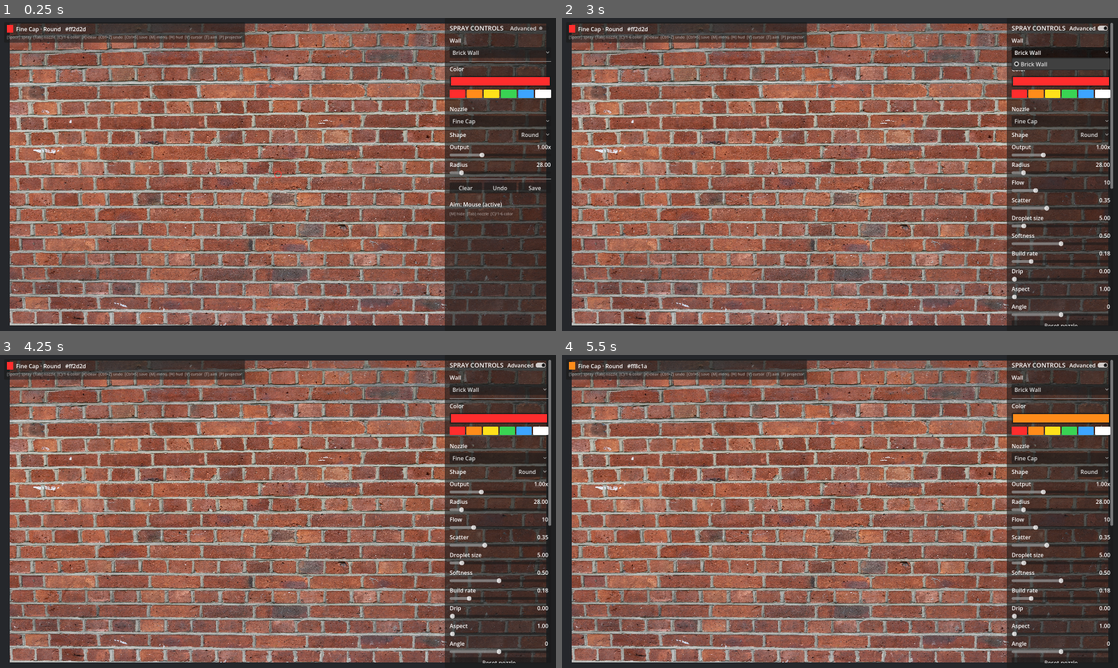
Above: before the commit, frames 1-4 (two rows, left to right).
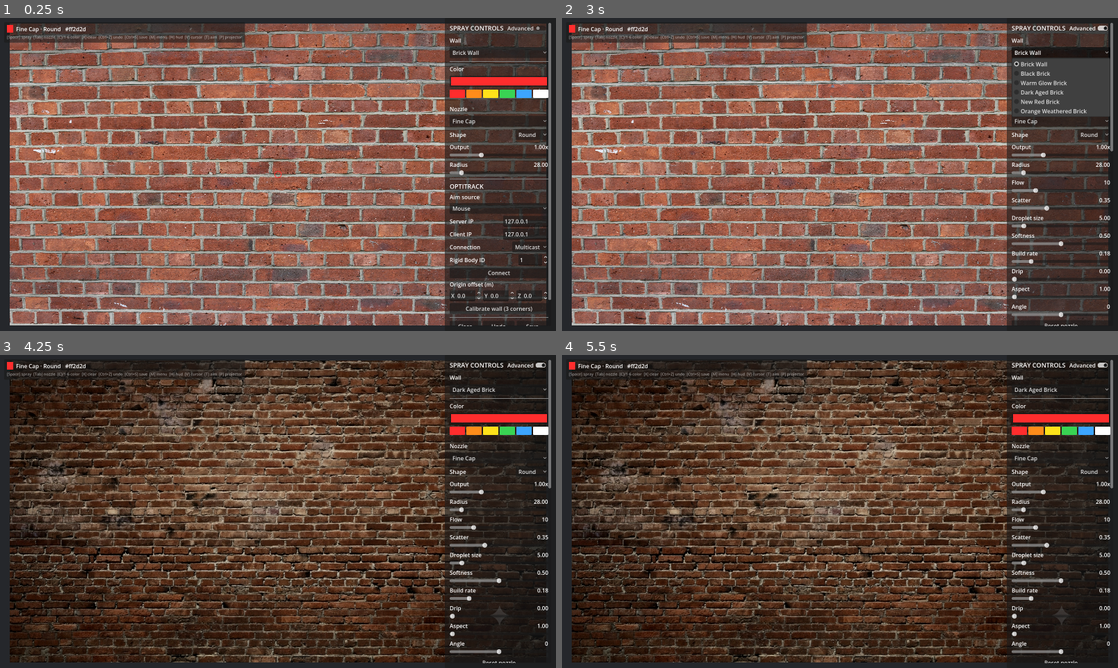
Above: after the commit, the same moments.

Repository: skynab/Brick-Wall-Spray-Paint
Game: Godot game, scene res://main.tscn
Same seed, same stepped clock (60 frames per second), same inputs: the game is played once before the commit and once after it.
Inputs (mouse positions are in pixels of both pictures, inside the frame that each line leads up to):
- Up to frame 1 (0.25 s): no input
- Up to frame 2 (3 s): click (1090, 246) at 0.5 s, where only the run after the commit has a clickable "Multicast"; click (1062, 271) at 1.25 s, where only the run after the commit has a clickable "Connect"; click "Advanced" at 2 s; click "Brick Wall" at 2.75 s
- Up to frame 3 (4.25 s): click (455, 430) at 3.52 s
- Up to frame 4 (5.5 s): click (1062, 389) at 4.25 s, where only the run after the commit has a clickable "Dark Aged Brick"; click (1034, 430) at 5.02 s

The runs differ from the first frame. In frame 1, 3.5% of the frame differs, in the area x 80-100%, y 1-99%; in frame 2, 1.8%; in frame 3, 81%; in frame 4, 82%, in the area x 1-100%, y 1-99%.

Commit message:
Extra backgrounds. Improvements with NatNet connection.

Diff:
--- a/scripts/aim/mouse_aim_source.gd
+++ b/scripts/aim/mouse_aim_source.gd
@@ -2,27 +2,50 @@
 class_name MouseAimSource
 
 ## Aims via the camera and the current mouse position — the default device.
+##
+## The mouse only chooses a planar anchor on the wall. The spray "can" is then
+## pulled back from that anchor along the wall normal by `distance`, and its
+## spray direction is tilted by `pitch_deg` / `yaw_deg`. With distance 0 and no
+## tilt this reproduces the original behaviour (spray hits straight under the
+## cursor); pulling back and tilting offsets the hit, the offset growing with
+## distance — like holding a real can away from the wall and angling it.
 
 var _camera: Camera3D
+var _wall: BrickWall
+
+## How far the can sits off the wall, along its normal, in world units (metres).
+var distance := 0.0
+## Spray-direction tilt about the wall's right (X) and up (Y) axes, in degrees.
+var pitch_deg := 0.0
+var yaw_deg := 0.0
 
 
-func _init(camera: Camera3D) -> void:
+func _init(camera: Camera3D, wall: BrickWall = null) -> void:
 	_camera = camera
+	_wall = wall
 
 
 func get_ray() -> Dictionary:
-	if _camera == null:
+	if _camera == null or _wall == null:
 		return {"valid": false}
 	var m := _camera.get_viewport().get_mouse_position()
-	return {
-		"origin": _camera.project_ray_origin(m),
-		"direction": _camera.project_ray_normal(m),
-		"valid": true,
-	}
+	var ray_o := _camera.project_ray_origin(m)
+	var ray_d := _camera.project_ray_normal(m)
+	# Mouse -> planar anchor on the wall plane.
+	var anchor = _wall.ray_plane_world(ray_o, ray_d)
+	if anchor == null:
+		return {"valid": false}
+	var normal := _wall.wall_normal()
+	# Pull the can back off the wall, then tilt its forward (-normal) direction.
+	var origin: Vector3 = anchor + normal * distance
+	var fwd := -normal
+	fwd = fwd.rotated(_wall.wall_right(), deg_to_rad(pitch_deg))
+	fwd = fwd.rotated(_wall.wall_up(), deg_to_rad(yaw_deg))
+	return {"origin": origin, "direction": fwd.normalized(), "valid": true}
 
 
 func is_active() -> bool:
-	return _camera != null
+	return _camera != null and _wall != null
 
 
 func get_label() -> String:
--- a/scripts/aim/tracker_aim_source.gd
+++ b/scripts/aim/tracker_aim_source.gd
@@ -19,6 +19,11 @@
 var position_offset: Vector3 = Vector3.ZERO
 var calibration: TrackerCalibration
 
+# NatNet connection settings (applied to the plugin singleton, best-effort).
+var server_ip: String = "127.0.0.1"
+var client_ip: String = "127.0.0.1"
+var use_multicast: bool = true
+
 # Cached tracker-space -> virtual-wall-space linear map.
 var _linear: Basis = Basis()
 var _world_tl: Vector3 = Vector3.ZERO
@@ -34,6 +39,35 @@
 
 func set_optitrack(node: Node) -> void:
 	optitrack = node
+
+
+## Apply NatNet connection settings and (re)connect. The exact plugin property /
+## method names aren't guaranteed, so each push is guarded — unknown ones are
+## skipped. With no plugin installed this just records the values for later.
+func configure(p_server_ip: String, p_client_ip: String, p_multicast: bool) -> void:
+	server_ip = p_server_ip
+	client_ip = p_client_ip
+	use_multicast = p_multicast
+	if optitrack == null:
+		return
+	_try_set(optitrack, "server_address", server_ip)
+	_try_set(optitrack, "client_address", client_ip)
+	_try_set(optitrack, "local_address", client_ip)
+	_try_set(optitrack, "use_multicast", use_multicast)
+	for m in ["connect_to_server", "start_connection", "connect_to_motive"]:
+		if optitrack.has_method(m):
+			optitrack.call(m)
+			break
+
+
+## Set a property on `obj` only if it actually exists (avoids plugin-version errors).
+func _try_set(obj, prop: String, value) -> void:
+	if obj == null:
+		return
+	for p in obj.get_property_list():
+		if p.get("name", "") == prop:
+			obj.set(prop, value)
+			return
 
 
 func is_active() -> bool:
--- /dev/null
+++ b/scripts/aim/tracker_settings.gd
@@ -0,0 +1,16 @@
+extends Resource
+class_name TrackerSettings
+
+## Persisted OptiTrack / NatNet connection settings for the tracked spray
+## canister. Edited from the side menu and applied to the OptiTrack singleton
+## (best-effort — the plugin is wired in Phase 7). Saved to user:// so the rig
+## comes back configured on the next launch.
+
+## Motive server (the PC running Motive). Loopback for a single-PC setup.
+@export var server_ip: String = "127.0.0.1"
+## This machine's address the NatNet client binds to.
+@export var client_ip: String = "127.0.0.1"
+## Multicast (true) vs Unicast (false) — must match Motive's streaming setting.
+@export var use_multicast: bool = true
+## Manual offset added to the tracker origin, in world units (metres).
+@export var position_offset: Vector3 = Vector3.ZERO
--- a/scripts/app.gd
+++ b/scripts/app.gd
@@ -21,7 +21,9 @@
 
 var _aim_sources: Array[AimSource] = []
 var _aim_index := 0
+var _mouse: MouseAimSource
 var _tracker: TrackerAimSource
+var _tracker_settings: TrackerSettings
 
 # Calibration flow state.
 const CORNER_NAMES := ["TOP-LEFT", "TOP-RIGHT", "BOTTOM-LEFT"]
@@ -56,13 +58,23 @@
 		_menu.aim_source_selected.connect(_set_aim)
 		_menu.calibrate_requested.connect(_start_calibration)
 		_menu.aim_asset_id_changed.connect(_on_asset_id_changed)
+		_menu.tracker_connect_requested.connect(_on_tracker_connect)
+		_menu.tracker_offset_changed.connect(_on_tracker_offset)
 		_menu.proximity_toggled.connect(func(on): _proximity_enabled = on)
 		_menu.proximity_threshold_changed.connect(func(v): _proximity_threshold = v)
 		_menu.clear_mode_changed.connect(_on_clear_mode_changed)
 		_menu.clear_interval_changed.connect(func(v): _clear_interval = v)
 		_menu.wall_selected.connect(_on_wall_selected)
 		_menu.vignette_changed.connect(_on_vignette_changed)
+		_menu.mouse_aim_changed.connect(_on_mouse_aim_changed)
 		_menu.set_aim_sources(_aim_labels(), _aim_index)
+		if _tracker_settings != null:
+			_menu.set_tracker_settings(
+				_tracker_settings.server_ip,
+				_tracker_settings.client_ip,
+				_tracker_settings.use_multicast,
+				_tracker_settings.position_offset,
+			)
 		_populate_walls()
 	_update_aim_status()
 	_report_state()
@@ -70,10 +82,14 @@
 
 func _build_aim_sources() -> void:
 	_aim_sources.clear()
-	_aim_sources.append(MouseAimSource.new(_camera))
+	_mouse = MouseAimSource.new(_camera, _wall)
+	_aim_sources.append(_mouse)
 	var ot := get_node_or_null(AppConfig.OPTITRACK_SINGLETON_PATH)
 	_tracker = TrackerAimSource.new(ot, _load_calibration())
 	_tracker.asset_id = AppConfig.DEFAULT_RIGID_BODY_ID
+	_tracker_settings = _load_tracker_settings()
+	_tracker.configure(_tracker_settings.server_ip, _tracker_settings.client_ip, _tracker_settings.use_multicast)
+	_tracker.position_offset = _tracker_settings.position_offset
 	_aim_sources.append(_tracker)
 
 
@@ -252,6 +268,13 @@
 		_wall.set_vignette(strength, extent, softness)
 
 
+func _on_mouse_aim_changed(distance: float, pitch: float, yaw: float) -> void:
+	if _mouse != null:
+		_mouse.distance = distance
+		_mouse.pitch_deg = pitch
+		_mouse.yaw_deg = yaw
+
+
 ## Clear the wall, snapshotting first so it can be undone, and reset the
 ## auto-clear countdown so a manual clear restarts the timer.
 func _clear_wall(reason: String) -> void:
@@ -358,6 +381,45 @@
 func _on_asset_id_changed(id: int) -> void:
 	if _tracker != null:
 		_tracker.asset_id = id
+
+
+func _on_tracker_connect(server_ip: String, client_ip: String, multicast: bool) -> void:
+	if _tracker_settings == null:
+		_tracker_settings = TrackerSettings.new()
+	_tracker_settings.server_ip = server_ip
+	_tracker_settings.client_ip = client_ip
+	_tracker_settings.use_multicast = multicast
+	if _tracker != null:
+		_tracker.configure(server_ip, client_ip, multicast)
+	_save_tracker_settings()
+	_update_aim_status()
+	print("Tracker connect: server=%s client=%s %s" % [server_ip, client_ip, "multicast" if multicast else "unicast"])
+
+
+func _on_tracker_offset(offset: Vector3) -> void:
+	if _tracker_settings == null:
+		_tracker_settings = TrackerSettings.new()
+	_tracker_settings.position_offset = offset
+	if _tracker != null:
+		_tracker.position_offset = offset
+	_save_tracker_settings()
+
+
+func _load_tracker_settings() -> TrackerSettings:
+	var path := AppConfig.TRACKER_SETTINGS_PATH
+	if ResourceLoader.exists(path):
+		var res = ResourceLoader.load(path)
+		if res is TrackerSettings:
+			return res
+	return TrackerSettings.new()
+
+
+func _save_tracker_settings() -> void:
+	if _tracker_settings == null:
+		return
+	var err := ResourceSaver.save(_tracker_settings, AppConfig.TRACKER_SETTINGS_PATH)
+	if err != OK:
+		push_warning("Failed to save tracker settings (%d)" % err)
 
 
 func _load_calibration() -> TrackerCalibration:
--- a/scripts/config.gd
+++ b/scripts/config.gd
@@ -31,6 +31,7 @@
 # --- OptiTrack / tracker ---
 const OPTITRACK_SINGLETON_PATH := "/root/OptiTrack"
 const TRACKER_CALIBRATION_PATH := "user://tracker_calibration.tres"
+const TRACKER_SETTINGS_PATH := "user://tracker_settings.tres"
 const DEFAULT_RIGID_BODY_ID := 1
 ## Local axis of the canister rigid body that points out of the nozzle.
 const CANISTER_FORWARD_AXIS := Vector3(0, 0, -1)
--- a/scripts/ui/side_menu.gd
+++ b/scripts/ui/side_menu.gd
@@ -16,6 +16,8 @@
 signal wall_selected(path: String)
 ## Emitted when any vignette control changes (carries all three current values).
 signal vignette_changed(strength: float, extent: float, softness: float)
+## Emitted when the mouse aim source's distance/pitch/yaw change.
+signal mouse_aim_changed(distance: float, pitch: float, yaw: float)
 ## Emitted when the user picks a different aim source.
 signal aim_source_selected(index: int)
 ## Tracker controls.
@@ -23,6 +25,9 @@
 signal calibrate_requested
 signal proximity_toggled(enabled: bool)
 signal proximity_threshold_changed(value: float)
+## OptiTrack / NatNet connection settings.
+signal tracker_connect_requested(server_ip: String, client_ip: String, multicast: bool)
+signal tracker_offset_changed(offset: Vector3)
 ## Wall auto-clear controls.
 signal clear_mode_changed(mode: int)
 signal clear_interval_changed(seconds: float)
@@ -62,7 +67,13 @@
 var _clear_status: Label
 var _vig_sliders: Dictionary = {}       # key -> HSlider
 var _vig_labels: Dictionary = {}        # key -> Label
+var _mouse_sliders: Dictionary = {}     # key -> HSlider
+var _mouse_labels: Dictionary = {}      # key -> Label
 var _aim_opt: OptionButton
+var _server_ip_edit: LineEdit
+var _client_ip_edit: LineEdit
+var _multicast_opt: OptionButton
+var _offset_spins: Dictionary = {}      # "x"/"y"/"z" -> SpinBox
 var _prox_value: Label
 var _status: Label
 var _sliders: Dictionary = {}       # key -> HSlider
@@ -277,10 +288,19 @@
 	vbox.add_child(vig_box)
 	_advanced_nodes.append(vig_box)
 
-	# Aim source + tracker section (Advanced).
-	var tracker_box := _build_tracker_section()
-	vbox.add_child(tracker_box)
-	_advanced_nodes.append(tracker_box)
+	# Mouse spray-source 3D placement (Advanced).
+	var mouse_box := _build_mouse_aim_section()
+	vbox.add_child(mouse_box)
+	_advanced_nodes.append(mouse_box)
+
+	# OptiTrack / tracker setup — always visible (not gated by Advanced), since
+	# the tracked canister is the app's primary input.
+	vbox.add_child(_build_optitrack_section())
+
+	# Proximity auto-spray (Advanced — niche).
+	var prox_box := _build_proximity_section()
+	vbox.add_child(prox_box)
+	_advanced_nodes.append(prox_box)
 
 	vbox.add_child(HSeparator.new())
 
@@ -387,16 +407,75 @@
 	return box
 
 
-## Build the aim-source / OptiTrack block as one collapsible container.
-func _build_tracker_section() -> VBoxContainer:
+## Mouse spray-source placement controls. (key, label, min, max, step, default, unit)
+const MOUSE_AIM_SPECS := [
+	["distance", "Distance", 0.0, 2.5, 0.05, 0.0, " m"],
+	["pitch", "Pitch", -70.0, 70.0, 1.0, 0.0, "°"],
+	["yaw", "Yaw", -70.0, 70.0, 1.0, 0.0, "°"],
+]
+
+
+func _build_mouse_aim_section() -> VBoxContainer:
 	var box := VBoxContainer.new()
-	box.add_theme_constant_override("separation", 8)
-
+	box.add_theme_constant_override("separation", 6)
 	box.add_child(HSeparator.new())
+	box.add_child(_make_label("Mouse aim (3D)"))
+
+	for spec in MOUSE_AIM_SPECS:
+		var key: String = spec[0]
+		var header := HBoxContainer.new()
+		var name_label := Label.new()
+		name_label.text = String(spec[1])
+		name_label.size_flags_horizontal = Control.SIZE_EXPAND_FILL
+		var value_label := Label.new()
+		value_label.horizontal_alignment = HORIZONTAL_ALIGNMENT_RIGHT
+		header.add_child(name_label)
+		header.add_child(value_label)
+		box.add_child(header)
+
+		var slider := HSlider.new()
+		slider.min_value = spec[2]
+		slider.max_value = spec[3]
+		slider.step = spec[4]
+		slider.value = spec[5]
+		slider.value_changed.connect(_on_mouse_aim_changed)
+		box.add_child(slider)
+
+		_mouse_sliders[key] = slider
+		_mouse_labels[key] = value_label
+		_update_mouse_label(key)
+
+	box.add_child(_make_action_button("Reset placement", _on_mouse_aim_reset))
+	return box
+
+
+## Always-visible OptiTrack setup: aim source, NatNet connection, rigid body,
+## origin offset, connect + calibrate.
+func _build_optitrack_section() -> VBoxContainer:
+	var box := VBoxContainer.new()
+	box.add_theme_constant_override("separation", 6)
+
+	box.add_child(HSeparator.new())
+	box.add_child(_make_title("OPTITRACK"))
+
 	box.add_child(_make_label("Aim source"))
 	_aim_opt = OptionButton.new()
 	_aim_opt.item_selected.connect(_on_aim_selected)
 	box.add_child(_aim_opt)
+
+	_server_ip_edit = _make_ip_row(box, "Server IP", "127.0.0.1")
+	_client_ip_edit = _make_ip_row(box, "Client IP", "127.0.0.1")
+
+	var conn_row := HBoxContainer.new()
+	var conn_label := Label.new()
+	conn_label.text = "Connection"
+	conn_label.size_flags_horizontal = Control.SIZE_EXPAND_FILL
+	conn_row.add_child(conn_label)
+	_multicast_opt = OptionButton.new()
+	_multicast_opt.add_item("Multicast")  # index 0 -> multicast
+	_multicast_opt.add_item("Unicast")    # index 1 -> unicast
+	conn_row.add_child(_multicast_opt)
+	box.add_child(conn_row)
 
 	var id_row := HBoxContainer.new()
 	var id_label := Label.new()
@@ -412,17 +491,56 @@
 	id_row.add_child(spin)
 	box.add_child(id_row)
 
-	var calib_btn := Button.new()
-	calib_btn.text = "Calibrate wall (3 corners)"
-	calib_btn.pressed.connect(func(): calibrate_requested.emit())
-	box.add_child(calib_btn)
+	box.add_child(_make_action_button("Connect", _on_connect_pressed))
+
+	# Manual origin offset (X / Y / Z) for the tracker data.
+	box.add_child(_make_label("Origin offset (m)"))
+	var off_row := HBoxContainer.new()
+	off_row.add_theme_constant_override("separation", 4)
+	for axis in ["x", "y", "z"]:
+		var s := SpinBox.new()
+		s.min_value = -100.0
+		s.max_value = 100.0
+		s.step = 0.01
+		s.value = 0.0
+		s.prefix = axis.to_upper() + " "
+		s.size_flags_horizontal = Control.SIZE_EXPAND_FILL
+		s.value_changed.connect(_on_offset_changed)
+		off_row.add_child(s)
+		_offset_spins[axis] = s
+	box.add_child(off_row)
+
+	box.add_child(_make_action_button("Calibrate wall (3 corners)", func(): calibrate_requested.emit()))
+	return box
+
+
+## Build a labeled IP-address text field row and return its LineEdit.
+func _make_ip_row(parent: VBoxContainer, label_text: String, default_ip: String) -> LineEdit:
+	var row := HBoxContainer.new()
+	var label := Label.new()
+	label.text = label_text
+	label.size_flags_horizontal = Control.SIZE_EXPAND_FILL
+	row.add_child(label)
+	var edit := LineEdit.new()
+	edit.text = default_ip
+	edit.placeholder_text = "127.0.0.1"
+	edit.custom_minimum_size = Vector2(130, 0)
+	row.add_child(edit)
+	parent.add_child(row)
+	return edit
+
+
+## Proximity auto-spray block (Advanced).
+func _build_proximity_section() -> VBoxContainer:
+	var box := VBoxContainer.new()
+	box.add_theme_constant_override("separation", 6)
+	box.add_child(HSeparator.new())
 
 	var prox_check := CheckBox.new()
 	prox_check.text = "Auto-spray near wall"
 	prox_check.toggled.connect(func(on): proximity_toggled.emit(on))
 	box.add_child(prox_check)
 
-	var prox_box := VBoxContainer.new()
 	var prox_header := HBoxContainer.new()
 	var prox_name := Label.new()
 	prox_name.text = "Proximity"
@@ -432,15 +550,14 @@
 	_prox_value.text = "%.3f" % 0.05
 	prox_header.add_child(prox_name)
 	prox_header.add_child(_prox_value)
-	prox_box.add_child(prox_header)
+	box.add_child(prox_header)
 	var prox_slider := HSlider.new()
 	prox_slider.min_value = 0.01
 	prox_slider.max_value = 0.5
 	prox_slider.step = 0.005
 	prox_slider.value = 0.05
 	prox_slider.value_changed.connect(_on_prox_slider_changed)
-	prox_box.add_child(prox_slider)
-	box.add_child(prox_box)
+	box.add_child(prox_slider)
 
 	return box
 
@@ -603,6 +720,42 @@
 	)
 
 
+func _on_mouse_aim_changed(_v: float) -> void:
+	for key in _mouse_sliders.keys():
+		_update_mouse_label(key)
+	_emit_mouse_aim()
+
+
+func _on_mouse_aim_reset() -> void:
+	for spec in MOUSE_AIM_SPECS:
+		var slider: HSlider = _mouse_sliders[spec[0]]
+		slider.set_value_no_signal(float(spec[5]))
+		_update_mouse_label(spec[0])
+	_emit_mouse_aim()
+
+
+func _emit_mouse_aim() -> void:
+	mouse_aim_changed.emit(
+		float(_mouse_sliders["distance"].value),
+		float(_mouse_sliders["pitch"].value),
+		float(_mouse_sliders["yaw"].value),
+	)
+
+
+func _update_mouse_label(key: String) -> void:
+	var slider: HSlider = _mouse_sliders[key]
+	var label: Label = _mouse_labels[key]
+	var unit := ""
+	for spec in MOUSE_AIM_SPECS:
+		if spec[0] == key:
+			unit = String(spec[6])
+			break
+	if key == "distance":
+		label.text = "%.2f%s" % [slider.value, unit]
+	else:
+		label.text = "%d%s" % [int(round(slider.value)), unit]
+
+
 func _on_reset_pressed() -> void:
 	if _spray == null:
 		return
@@ -624,6 +777,38 @@
 
 func _on_aim_selected(idx: int) -> void:
 	aim_source_selected.emit(idx)
+
+
+func _on_connect_pressed() -> void:
+	if _server_ip_edit == null:
+		return
+	tracker_connect_requested.emit(
+		_server_ip_edit.text,
+		_client_ip_edit.text,
+		_multicast_opt.selected == 0,
+	)
+
+
+func _on_offset_changed(_v: float) -> void:
+	tracker_offset_changed.emit(Vector3(
+		float(_offset_spins["x"].value),
+		float(_offset_spins["y"].value),
+		float(_offset_spins["z"].value),
+	))
+
+
+## Initialize the OptiTrack controls from persisted settings (no signals fired).
+func set_tracker_settings(server_ip: String, client_ip: String, multicast: bool, offset: Vector3) -> void:
+	if _server_ip_edit != null:
+		_server_ip_edit.text = server_ip
+	if _client_ip_edit != null:
+		_client_ip_edit.text = client_ip
+	if _multicast_opt != null:
+		_multicast_opt.select(0 if multicast else 1)
+	if _offset_spins.has("x"):
+		_offset_spins["x"].set_value_no_signal(offset.x)
+		_offset_spins["y"].set_value_no_signal(offset.y)
+		_offset_spins["z"].set_value_no_signal(offset.z)
 
 
 func _on_prox_slider_changed(v: float) -> void:
--- a/scripts/wall.gd
+++ b/scripts/wall.gd
@@ -169,3 +169,30 @@
 	var u := local.x / _quad_size.x + 0.5
 	var v := 0.5 - local.y / _quad_size.y
 	return Vector2(u, v)
+
+
+## Intersect a world ray with the (infinite) wall plane and return the world hit
+## point, ignoring the face bounds. Null if the ray is parallel or points away.
+func ray_plane_world(origin: Vector3, direction: Vector3) -> Variant:
+	var inv := _mesh.global_transform.affine_inverse()
+	var lo := inv * origin
+	var ld := inv.basis * direction
+	if absf(ld.z) < 0.00000001:
+		return null
+	var t := -lo.z / ld.z
+	if t < 0.0:
+		return null
+	return _mesh.global_transform * (lo + ld * t)
+
+
+## The wall face's world-space axes: +X right, +Y up, +Z out toward the camera.
+func wall_right() -> Vector3:
+	return _mesh.global_transform.basis.x.normalized()
+
+
+func wall_up() -> Vector3:
+	return _mesh.global_transform.basis.y.normalized()
+
+
+func wall_normal() -> Vector3:
+	return _mesh.global_transform.basis.z.normalized()
--- a/scripts/wall_library.gd
+++ b/scripts/wall_library.gd
@@ -18,10 +18,10 @@
 ## is committed to assets/walls/ so it appears in exported builds too.
 ## Labels are auto-derived from the filename, e.g. "black_brick" -> "Black Brick".
 const BUNDLED_WALLS: Array[String] = [
-	"res://assets/walls/black_brick.jpg",
-	"res://assets/walls/warm_glow_brick.jpg",
-	"res://assets/walls/dark_aged_brick.jpg",
-	"res://assets/walls/new_red_brick.jpg",
+	"res://assets/walls/black_brick.png",
+	"res://assets/walls/warm_glow_brick.png",
+	"res://assets/walls/dark_aged_brick.png",
+	"res://assets/walls/new_red_brick.png",
 	"res://assets/walls/orange_weathered_brick.jpg",
 ]
 const IMAGE_EXTS := ["jpg", "jpeg", "png", "webp"]
Binary file added: assets/walls/black_brick.png
Not shown, added: assets/walls/black_brick.png.import
Binary file added: assets/walls/dark_aged_brick.png
Not shown, added: assets/walls/dark_aged_brick.png.import
Binary file added: assets/walls/new_red_brick.png
Not shown, added: assets/walls/new_red_brick.png.import
Binary file added: assets/walls/orange_weathered_brick.jpg
Not shown, added: assets/walls/orange_weathered_brick.jpg.import
Binary file added: assets/walls/warm_glow_brick.png
Not shown, added: assets/walls/warm_glow_brick.png.import
Not shown, added: scripts/aim/tracker_settings.gd.uid
